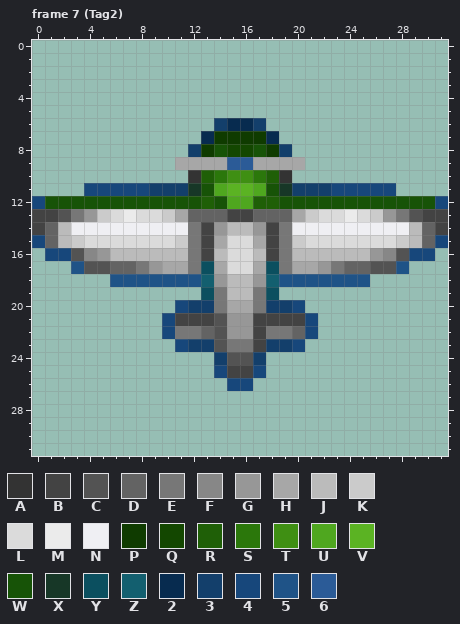
Pixel-art file: Enemy03.aseprite. The picture above is the old version.
32x32 pixels, 11 frames. Colours within 5 levels of each other are drawn and written as one. Shown: frame 7 (Tag2). The commit also changed other frames, which this record leaves out.
Palette (. is transparent): A #333333  B #434343  C #535353  D #636363  E #777777  F #878787  G #979797  H #a7a7a7  J #bbbbbb  K #cbcbcb  L #dbdbdb  M #ebebeb  N #efeff3  P #0f3b00  Q #134700  R #1f5f07  S #2b770b  T #3f8f13  U #4fa71f  V #5bb323  W #175307  X #173727  Y #0b4f5f  Z #135f6f  2 #072b4f  3 #133f6b  4 #17477b  5 #1f5387  6 #2b5b97
Pixels before, frame 7 (Tag2), first column x 0:
 6 ..............3223..............
 7 .............2PPPP2.............
 8 ............3PWQQWP3............
 9 ...........HHHH66HHHH...........
10 ............ARSTTSRA............
11 ....44444333XWUVVUWX33344444....
12 4WWWWWWWWWWWWRWUURRWWWWWWWWWWWW4
13 BBCEGKLMLLKHDDDBBDDDHKLLMLKGECBB
14 BDJNNNNNNNNNEBGJJGBENNNNNNNNNJDB
15 4DJKLLLLLLLKEBHLLHBEKLLLLLLLKJD4
16 .44CFGJJJJJJEBJLLJBEJJJJJJGFC44.
17 ...5CCDDEGHHEYHLLHYEHHGEDDCC5...
18 ......5555555ZGJJGZ5555555......
19 .............YEJJEY.............
20 ...........433EHHE334...........
21 ..........4BBBCGGBBBB4..........
22 ..........4EEDCGGBEED4..........
23 ...........433CEEB334...........
24 ..............3CC3..............
25 ..............4BB4..............
26 ...............44...............
Now the later version:
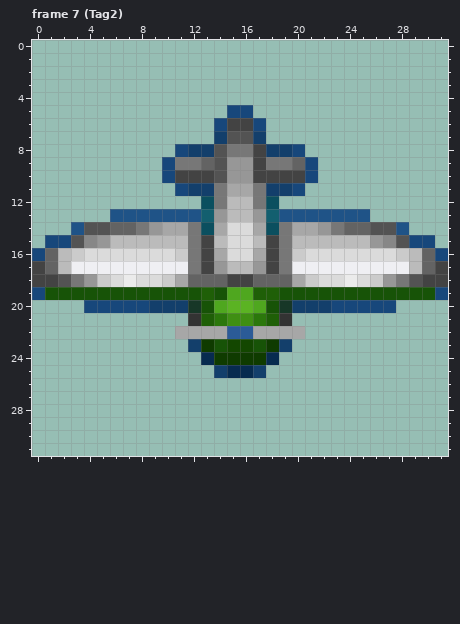
The edit:
Changed rows in their new state; - is an unchanged pixel.
Frame 7 (Tag2):
first column x 0:
 5 ---------------44---------------
 6 --------------4BB4--------------
 7 -------------.3CC3.-------------
 8 -----------4-3CEEB3-4-----------
 9 ----------4EEDCGGBEED4----------
10 ----------4BBBCGGBBBB4----------
11 ----.......433EHHE334.......----
12 .............YEJJEY.............
13 ......5555555ZGJJGZ5555555......
14 ...5CCDDEGHH-YHLLHY-HHGEDDCC5...
15 .44CFGJJJJJJ--J--J--JJJJJJGFC44.
16 4DJKLLLLLLLK--H--H--KLLLLLLLKJD4
17 BDJNNNNNNNNN-BGJJGB-NNNNNNNNNJDB
18 BBCEGKLMLLKHDDDBBDDDHKLLMLKGECBB
19 4WWWWWWWWWWWWRWUURRWWWWWWWWWWWW4
20 ----44444333XWUVVUWX33344444----
21 ----------..ARSTTSRA..----------
22 ----------.HHHH66HHHH.----------
23 -----------.-PWQQWP-.-----------
24 -------------2PPPP2-------------
25 --------------3223--------------
26 ---------------..---------------
Boxes around the changes in both pictures, in picture pixels (x1, y1, x2, y2):
changed: (32, 105, 448, 391)
